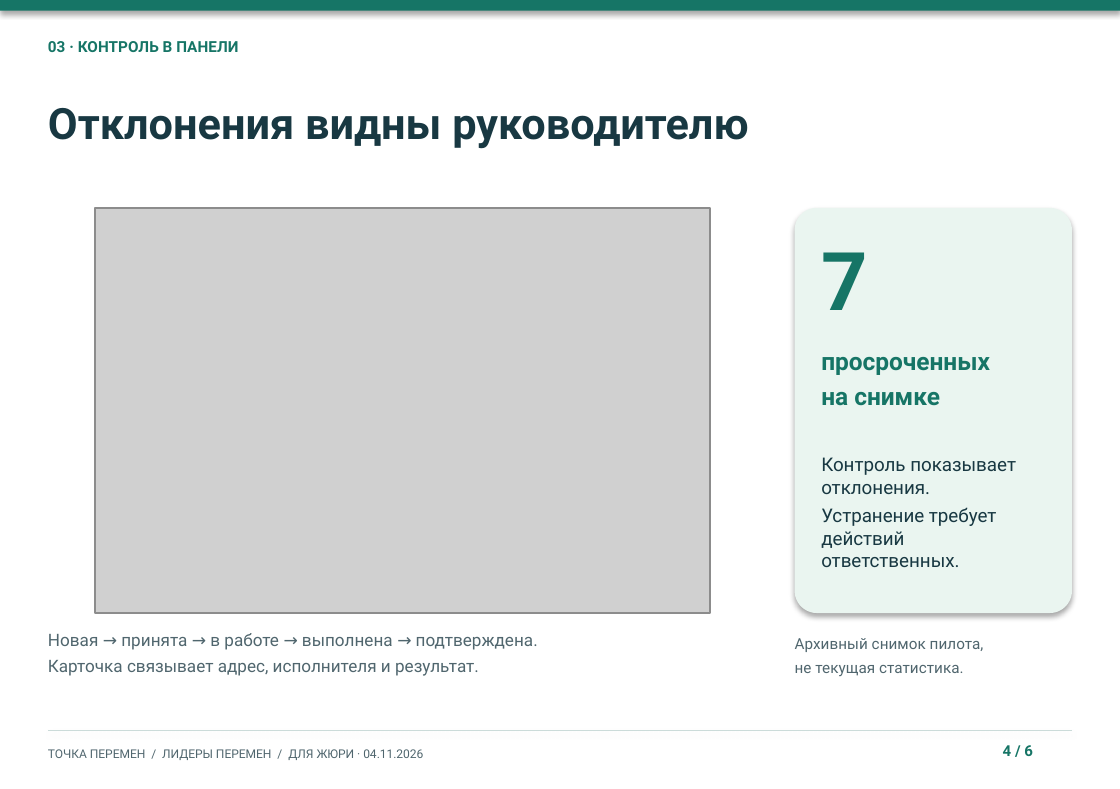
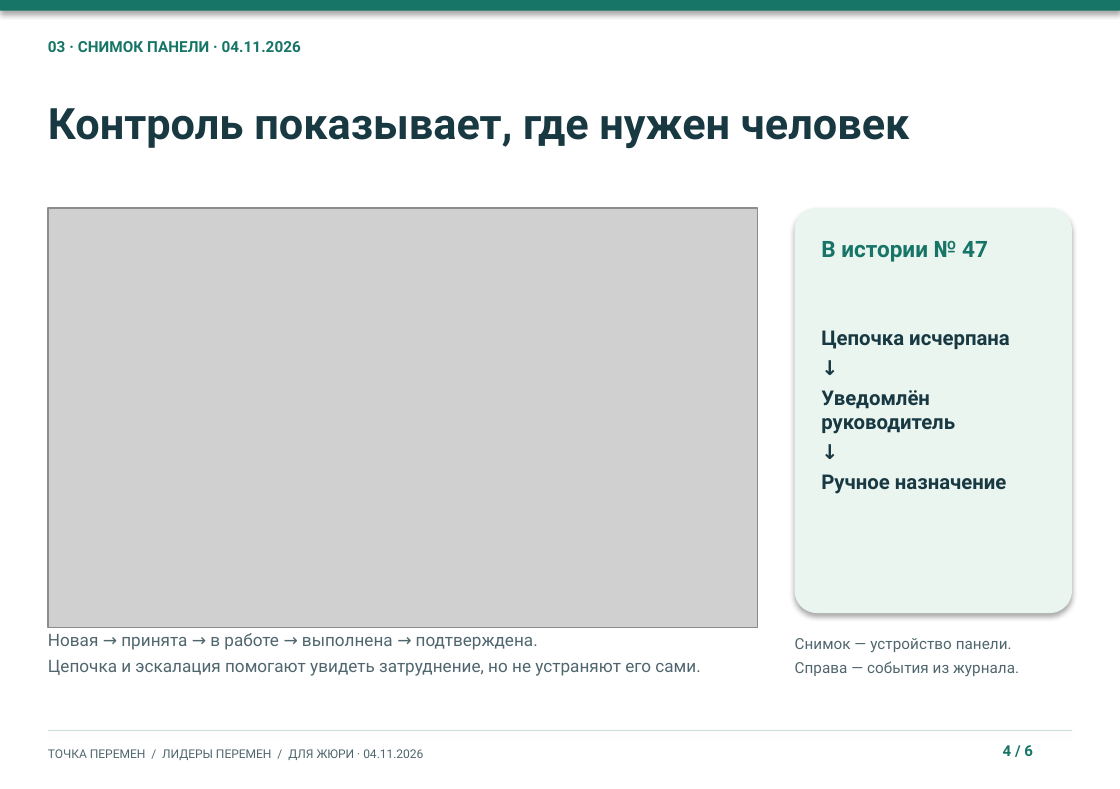
Before and after one commit to NiceGenn/Team-28-progress, a slide deck: slide 4 of файлы/mini-prezentaciya-dlya-zhyuri.pptx. Drawn at 1120x789 pixels with LibreOffice and Linux fonts; fonts in the diff are those of the drawing; grey boxes stand for pictures. Boxes give left, top, right and bottom in pixels: in the first picture for what was removed or moved away, otherwise in the second. Text is boxed around its words. In the diff, an @@ line names an element or a change of style, - is before the commit and + after.

Commit message:
Штаб 5.20: снимки панели и история №47 в раздатке без QR

```diff
--- a/файлы/mini-prezentaciya-dlya-zhyuri.pptx
+++ b/файлы/mini-prezentaciya-dlya-zhyuri.pptx
@@ text at <box>48,41,301,52</box>: text changed @@
-03 · КОНТРОЛЬ В ПАНЕЛИ
+03 · СНИМОК ПАНЕЛИ · 04.11.2026
@@ text at <box>48,108,910,149</box>: text changed @@
-Отклонения видны руководителю
+Контроль показывает, где нужен человек
@@ picture: place and size @@
-picture at <box>95,209,710,613</box>
+picture at <box>47,209,757,628</box>
@@ text at <box>821,241,988,262</box>: text changed; size 43 to 12 pt @@
-7
+В истории № 47
@@ text at <box>821,330,1010,494</box>: text changed; size 13 to 10.8 pt; text colour #167566 to #183842 @@
-просроченных
-на снимке
+Цепочка исчерпана
+↓
+Уведомлён руководитель
+↓
+Ручное назначение
@@ text removed at <box>821,457,1016,567</box> @@
-Контроль показывает отклонения.
-Устранение требует действий ответственных.
@@ text at <box>795,638,1019,676</box>: text changed @@
-Архивный снимок пилота,
-не текущая статистика.
+Снимок — устройство панели.
+Справа — события из журнала.
@@ text at <box>48,660,700,676</box>: text changed @@
-Карточка связывает адрес, исполнителя и результат.
+Цепочка и эскалация помогают увидеть затруднение, но не устраняют его сами.
```
Also in this commit, not shown: 2 other slides changed, 1 slide added, 1 slide removed, 4 other files.
